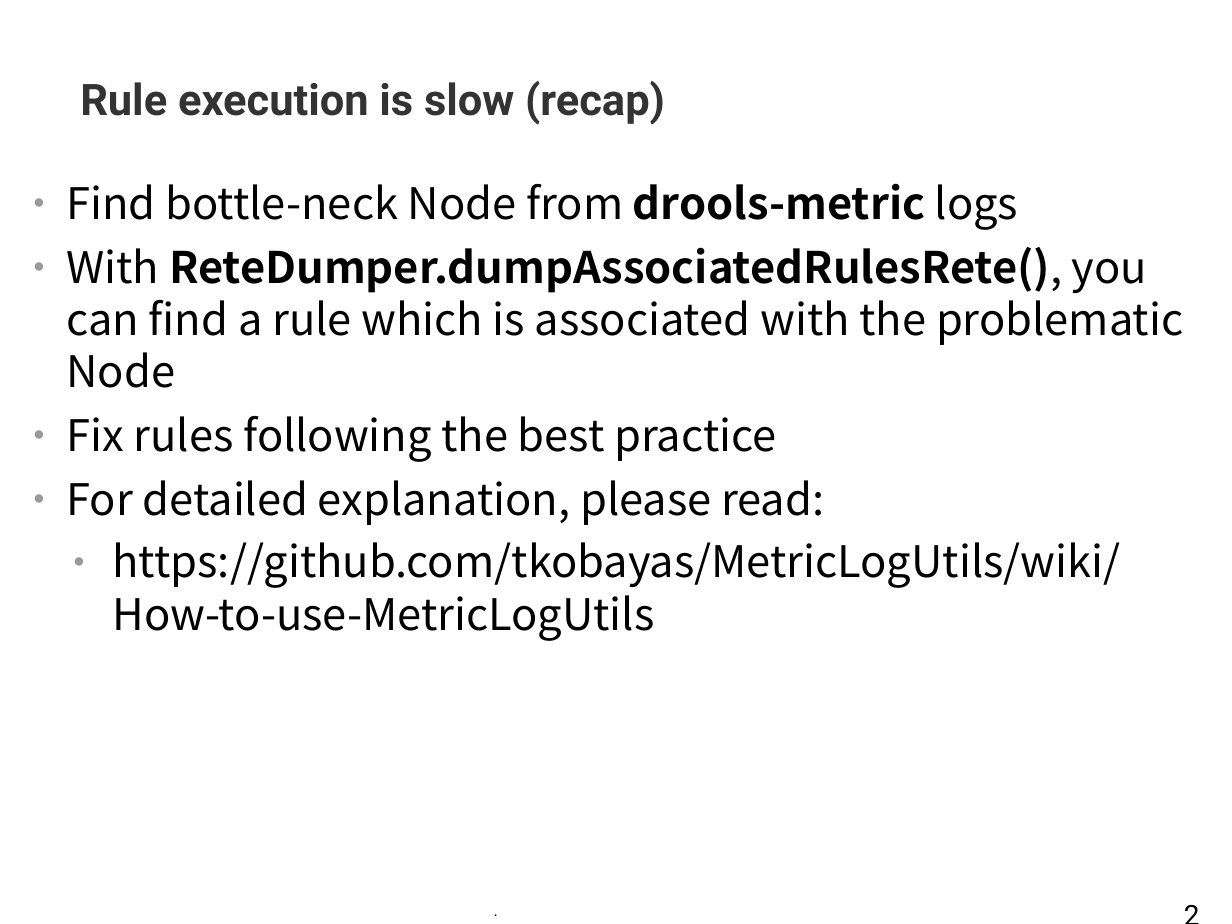
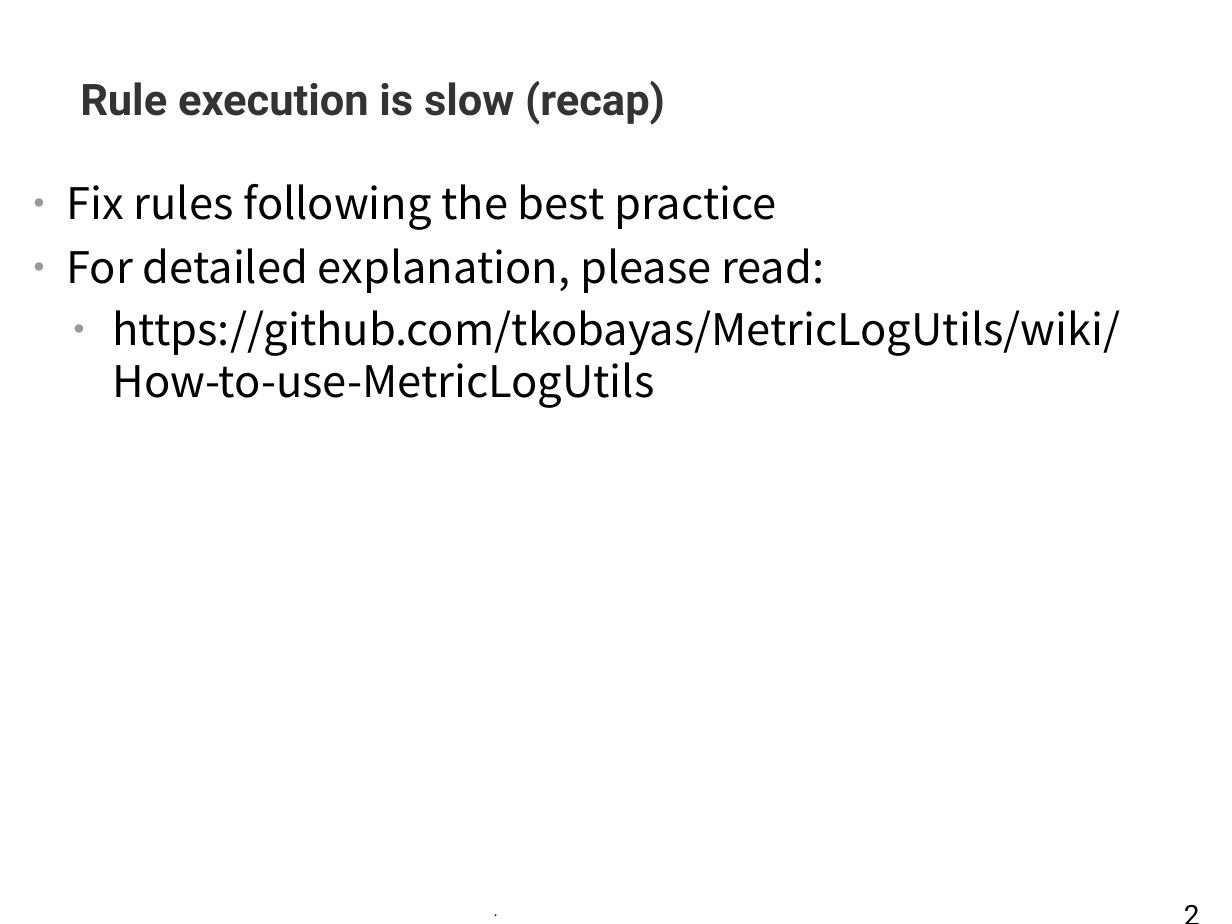
Before and after one commit to tkobayas/kie-live, a slide deck: slide 24 of 2021_Drools_trouble_shooting.odp (slide 22 before the commit). Drawn at 1232x924 pixels with LibreOffice and Linux fonts; fonts in the diff are those of the drawing; background and template pictures are left out. Boxes give left, top, right and bottom in pixels: in the first picture for what was removed or moved away, otherwise in the second. Text is boxed around its words. In the diff, an @@ line names an element or a change of style, - is before the commit and + after.

```diff
--- a/2021_Drools_trouble_shooting.odp
+++ b/2021_Drools_trouble_shooting.odp
@@ text at <box>67,183,1183,388</box>: paragraphs removed @@
-● Find bottle-neck Node from drools-metric logs
-● With ReteDumper.dumpAssociatedRulesRete(), you can find a rule which is associated with the problematic Node
```
Also in this commit, not shown: 1 other slide changed, 2 slides added, 6 other files.
